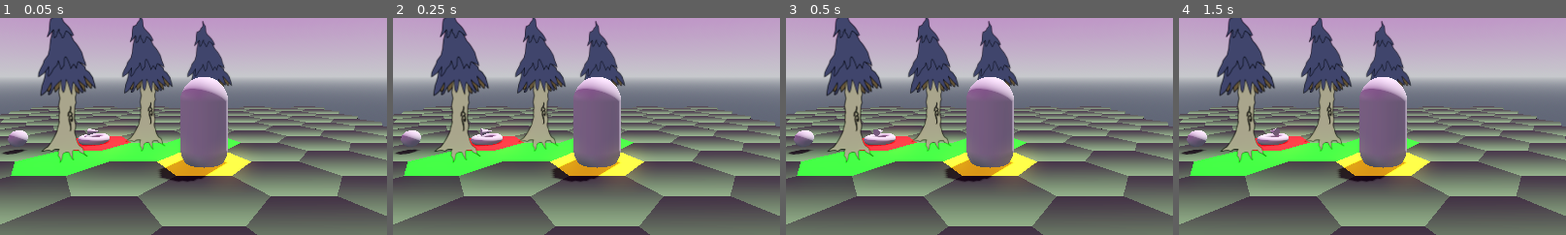
Above: before the commit, frames 1-4 (left to right).
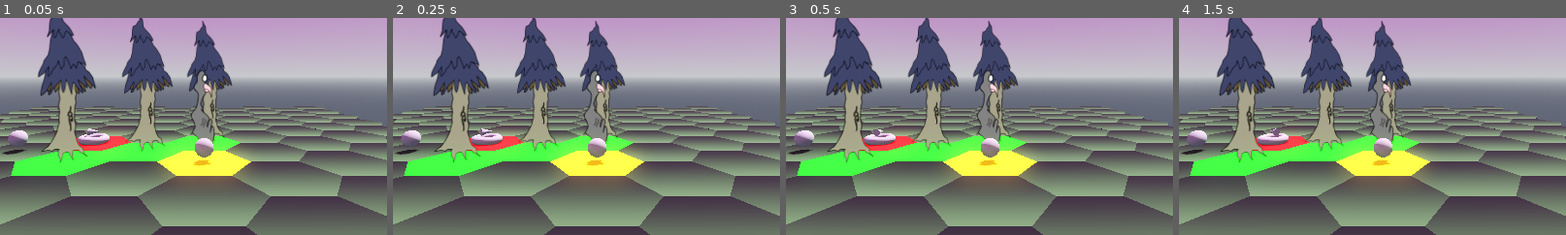
Above: after the commit, the same moments.

Repository: cnrtks/TruffleHunt
Game: Godot game, scene res://maps/test_map.tscn
The game is run twice, just before and just after one commit, with the same random seed, the same clock (stepped at 60 frames per second) and the same inputs.
Inputs:
- Up to frame 1 (0.05 s): no input
- Up to frame 2 (0.25 s): no input
- Up to frame 3 (0.5 s): no input
- Up to frame 4 (1.5 s): tap Enter at 0.5 s; tap Space at 1.25 s
The pictures show only the part of the screen within x 24-74%, y 37-86%; the shares and areas given below are measured in that part.

The runs differ from the first frame. In frame 1, 5.4% of the frame differs, in the area x 41-59%, y 24-77%; in frame 2, 5.4%; in frame 3, 5.4%; in frame 4, 5.4%.

Commit message:
Asset changes (flamingone, tile texture)
some cahnges were made to the assets, butm mostly this is just here becasue im going to install a plugin for foliage and i want a clean commit before i add a plugin

Diff:
--- /dev/null
+++ b/assets/flamingone.svg
@@ -0,0 +1,70 @@
+<svg xmlns="http://www.w3.org/2000/svg" viewBox="200, 300, 400, 600">
+  <g id="flamingone" class="flamingone">
+    <path id="torso" class="flamingoneSkin" fill="#666666" vector-effect="non-scaling-stroke"
+      stroke="black" stroke-width="1"
+      d="M 311.21,560.27
+           C 307.10,565.12 301.50,564.00 299.26,558.02
+             292.17,554.29 288.43,550.93 290.67,543.46
+             291.42,538.23 288.43,533.00 285.44,528.52
+             277.98,519.93 270.88,521.05 279.84,509.85
+             282.08,505.74 279.47,500.14 278.35,495.29
+             267.52,480.72 274.24,477.74 281.71,468.03
+             285.82,462.80 288.06,447.86 288.06,438.90
+             287.67,436.83 286.07,433.24 283.95,431.06
+             279.95,426.93 275.23,423.68 281.34,416.12
+             286.94,410.14 285.44,406.78 285.44,402.30
+             286.19,393.34 291.05,389.60 291.05,389.60
+             291.05,389.60 293.85,386.24 298.14,387.74
+             298.14,387.74 301.50,391.66 301.50,393.71
+             301.50,393.71 301.88,407.90 301.88,407.90
+             301.88,407.90 301.50,422.84 303.00,430.68
+             303.37,437.40 301.13,438.15 298.89,441.14
+             297.02,443.75 293.29,454.21 292.91,457.57
+             293.29,460.93 293.47,461.49 294.78,462.42
+             298.70,466.16 293.85,467.65 294.78,470.64
+             294.78,472.69 300.75,477.55 302.81,478.86
+             304.49,479.79 309.16,485.76 310.46,487.45
+             310.73,488.33 309.90,492.30 307.29,496.22
+             306.05,500.69 306.54,504.25 306.73,507.24
+             307.49,504.12 308.31,500.31 309.53,497.34
+             311.31,493.02 311.21,492.11 312.89,489.50
+             317.37,491.74 317.75,496.03 316.07,500.52
+             314.76,503.88 313.08,518.44 313.08,518.44
+             313.08,518.44 314.78,507.90 317.00,504.44
+             317.46,503.70 318.90,506.77 319.43,506.68
+             320.34,508.13 321.51,515.19 321.29,521.80
+             321.07,528.76 318.87,532.44 318.87,535.99
+             318.87,547.01 313.45,552.42 311.21,560.27 Z
+           M 302.25,489.69
+           C 302.25,489.69 302.62,494.17 301.88,498.46
+             300.94,499.77 298.70,503.69 298.70,506.86M 293.47,503.69
+           C 293.47,503.69 295.34,499.58 296.83,498.65
+             298.14,496.22 297.39,488.94 298.51,487.63" />
+    <path id="beakBottom" class="beak" fill="pink" vector-effect="non-scaling-stroke" stroke="black"
+      stroke-width="1"
+      d="M 307.71,432.45
+           C 307.71,432.45 311.20,431.53 310.10,430.61
+             310.10,430.43 309.91,427.68 305.14,424.92
+             305.14,424.92 300.67,423.54 300.73,424.37
+             300.93,426.72 301.29,430.30 301.84,430.98
+             304.22,432.27 305.87,432.45 307.71,432.45 Z
+           M 305.14,548.11" />
+    <path id="beakTop" class="beak" fill="pink" vector-effect="non-scaling-stroke" stroke="black"
+      stroke-width="1"
+      d="M 314.67,423.20
+           C 314.67,423.20 306.39,416.00 303.32,414.02
+             297.02,415.46 300.08,425.73 301.34,426.27
+             303.30,426.52 307.47,426.63 310.17,429.51
+             314.20,434.82 315.57,445.00 315.57,445.00
+             316.83,438.70 314.67,423.20 314.67,423.20 Z" />
+    <path id="flamingoneEye" class="eye sclera" fill="white" vector-effect="non-scaling-stroke"
+      stroke="black"
+      stroke-width="2"
+      d="M 296.58,404.86
+           C 296.58,402.55 298.31,397.35 300.04,396.58
+             302.16,396.19 303.32,396.77 304.67,397.73
+             305.82,399.66 306.40,405.05 305.44,407.94
+             304.28,409.87 301.39,410.64 300.43,410.45
+             299.47,410.45 296.96,409.29 296.58,404.86 Z" />
+  </g>
+</svg>
--- a/environment/truffle_hunt_tiles.tscn
+++ b/environment/truffle_hunt_tiles.tscn
@@ -1,4 +1,6 @@
-[gd_scene load_steps=14 format=3 uid="uid://bv4kexf0fl2ir"]
+[gd_scene load_steps=13 format=3 uid="uid://bv4kexf0fl2ir"]
+
+[ext_resource type="Material" uid="uid://dwnu1vjbjylns" path="res://grass_tile_material_green.tres" id="1_ao7d5"]
 
 [sub_resource type="StandardMaterial3D" id="StandardMaterial3D_4ndbo"]
 albedo_color = Color(1, 1, 0, 1)
@@ -43,17 +45,15 @@
 sections = 2
 section_rings = 1
 
-[sub_resource type="Gradient" id="Gradient_r46f2"]
+[sub_resource type="TubeTrailMesh" id="TubeTrailMesh_hmdnv"]
+material = ExtResource("1_ao7d5")
+radius = 1.0
+radial_steps = 6
+sections = 2
+section_rings = 1
 
-[sub_resource type="GradientTexture1D" id="GradientTexture1D_1vm2h"]
-gradient = SubResource("Gradient_r46f2")
-
-[sub_resource type="StandardMaterial3D" id="StandardMaterial3D_uhylt"]
-albedo_color = Color(0.509804, 0.819608, 0.45098, 1)
-albedo_texture = SubResource("GradientTexture1D_1vm2h")
-
-[sub_resource type="TubeTrailMesh" id="TubeTrailMesh_hmdnv"]
-material = SubResource("StandardMaterial3D_uhylt")
+[sub_resource type="TubeTrailMesh" id="TubeTrailMesh_w6cjm"]
+material = ExtResource("1_ao7d5")
 radius = 1.0
 radial_steps = 6
 sections = 2
@@ -104,3 +104,12 @@
 
 [node name="CollisionShape3D" type="CollisionShape3D" parent="GrassTile/StaticBody3D"]
 shape = SubResource("ConcavePolygonShape3D_kxge5")
+
+[node name="GrassTile2" type="MeshInstance3D" parent="."]
+transform = Transform3D(1, 0, 0, 0, 1, 0, 0, 0, 1, 2, 0, 4)
+mesh = SubResource("TubeTrailMesh_w6cjm")
+
+[node name="StaticBody3D" type="StaticBody3D" parent="GrassTile2"]
+
+[node name="CollisionShape3D" type="CollisionShape3D" parent="GrassTile2/StaticBody3D"]
+shape = SubResource("ConcavePolygonShape3D_kxge5")
--- a/game_pieces/player.tscn
+++ b/game_pieces/player.tscn
@@ -1,8 +1,7 @@
 [gd_scene load_steps=4 format=3 uid="uid://batfemvbnric1"]
 
 [ext_resource type="Script" path="res://game_pieces/player.gd" id="1_pktae"]
-
-[sub_resource type="CapsuleMesh" id="CapsuleMesh_67l4b"]
+[ext_resource type="Texture2D" uid="uid://hlgy6bytbymn" path="res://assets/flamingone.svg" id="2_hwkl1"]
 
 [sub_resource type="ConcavePolygonShape3D" id="ConcavePolygonShape3D_ligpc"]
 data = PackedVector3Array(0, 1, 0, 0, 1, 0, 0, 0.9924, -0.0868, 0, 1, 0, -0.0085, 0.9924, -0.0864, 0, 0.9924, -0.0868,  …(245690 unchanged characters)…
@@ -10,18 +9,21 @@
 [node name="Player" type="Node3D" groups=["BullEnrager"]]
 script = ExtResource("1_pktae")
 
-[node name="MeshInstance3D" type="MeshInstance3D" parent="."]
+[node name="AnimatedSprite3D" type="AnimatedSprite3D" parent="."]
+
+[node name="StaticBody3D" type="StaticBody3D" parent="AnimatedSprite3D"]
 transform = Transform3D(1, 0, 0, 0, 1, 0, 0, 0, 1, 0, 1, 0)
-mesh = SubResource("CapsuleMesh_67l4b")
-
-[node name="StaticBody3D" type="StaticBody3D" parent="MeshInstance3D"]
 collision_layer = 2
 collision_mask = 25
 
-[node name="CollisionShape3D" type="CollisionShape3D" parent="MeshInstance3D/StaticBody3D"]
+[node name="CollisionShape3D" type="CollisionShape3D" parent="AnimatedSprite3D/StaticBody3D"]
 shape = SubResource("ConcavePolygonShape3D_ligpc")
 
 [node name="SpringArm3D" type="SpringArm3D" parent="."]
 transform = Transform3D(1, 0, 0, 0, 1, 0, 0, 0, 1, 0, 2, 5)
 
 [node name="Camera3D" type="Camera3D" parent="SpringArm3D"]
+
+[node name="Sprite3D" type="Sprite3D" parent="."]
+transform = Transform3D(1, 0, 0, 0, 1, 0, 0, 0, 1, 1, 0, 0)
+texture = ExtResource("2_hwkl1")
--- /dev/null
+++ b/grass_tile_material_green.tres
@@ -0,0 +1,14 @@
+[gd_resource type="StandardMaterial3D" load_steps=4 format=3 uid="uid://dwnu1vjbjylns"]
+
+[sub_resource type="Gradient" id="Gradient_uvwbj"]
+colors = PackedColorArray(0.321569, 0.27451, 0.196078, 1, 1, 1, 1, 1)
+
+[sub_resource type="FastNoiseLite" id="FastNoiseLite_pnkqy"]
+
+[sub_resource type="NoiseTexture2D" id="NoiseTexture2D_881h8"]
+color_ramp = SubResource("Gradient_uvwbj")
+noise = SubResource("FastNoiseLite_pnkqy")
+
+[resource]
+albedo_color = Color(0.509804, 0.819608, 0.45098, 1)
+albedo_texture = SubResource("NoiseTexture2D_881h8")
Not shown, added: assets/flamingone.svg.import
Not shown: 10 places in environment/truffle_hunt_tiles.tres that only renumber resources
